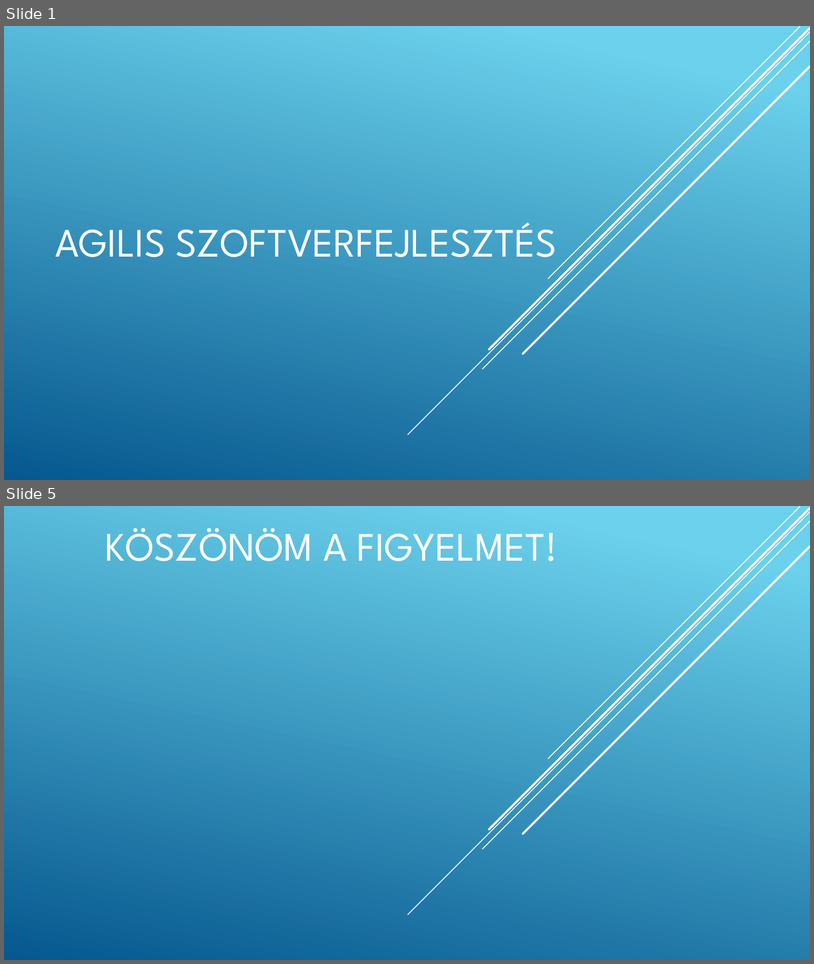
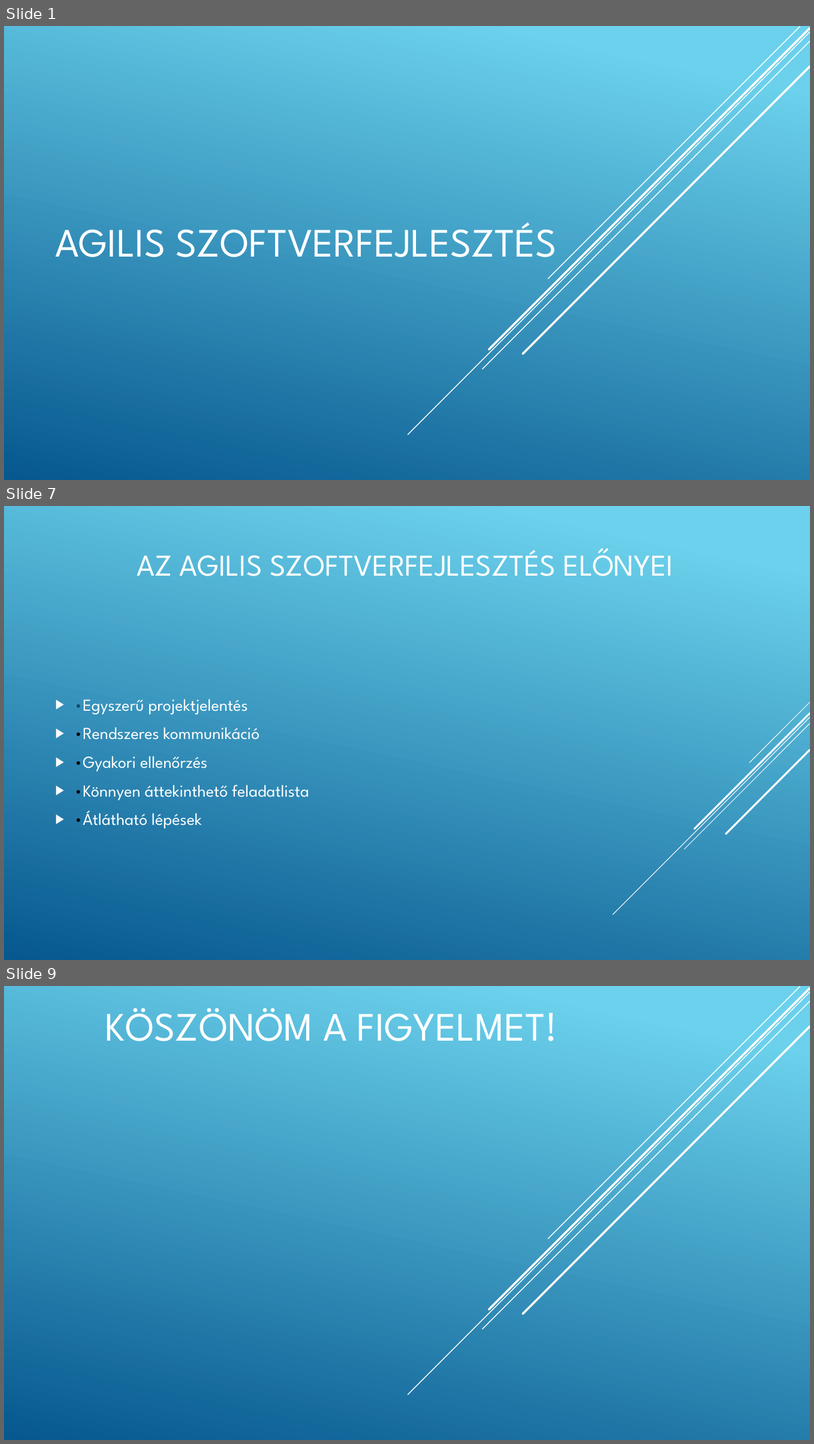
Before and after one commit to gutibalintka/iktppt, a slide deck: Agilis modell.pptx. Shown one above the other, each under a label of ours: slides 1 and 5 before the commit, slides 1, 7 and 9 after it; the slides between them are not shown. The pictures are 814x964 and 814x1444 pixels, drawn with LibreOffice and Linux fonts; fonts in the diff are those of the drawing. Boxes give left, top, right and bottom in pixels: in the first picture for what was removed or moved away, otherwise in the second. Text is boxed around its words. In the diff, an @@ line names an element or a change of style, - is before the commit and + after.

Commit message:
Add files via upload
agilis jelentése, előnyei, hátrányai

```diff
--- a/Agilis modell.pptx
+++ b/Agilis modell.pptx
@@ slide 7 added at [4, 506, 810, 960], background gradient #6ED2EB to #06588E @@
@@ title added at [137, 548, 674, 576], 36 pt, text #FFFFFF @@
+AZ AGILIS SZOFTVERFEJLESZTÉS ELŐNYEI
@@ text added at [74, 699, 309, 828], 20 pt, text #FFFFFF @@
+▶ •Egyszerű projektjelentés
+▶ •Rendszeres kommunikáció
+▶ •Gyakori ellenőrzés
+▶ •Könnyen áttekinthető feladatlista
+▶ •Átlátható lépések
@@ group added at [613, 702, 810, 915]: 5 lines @@
@@ what was slide 5 is now slide 9 @@
```
Also in this commit, not shown: 3 slides changed, 3 other slides added.
